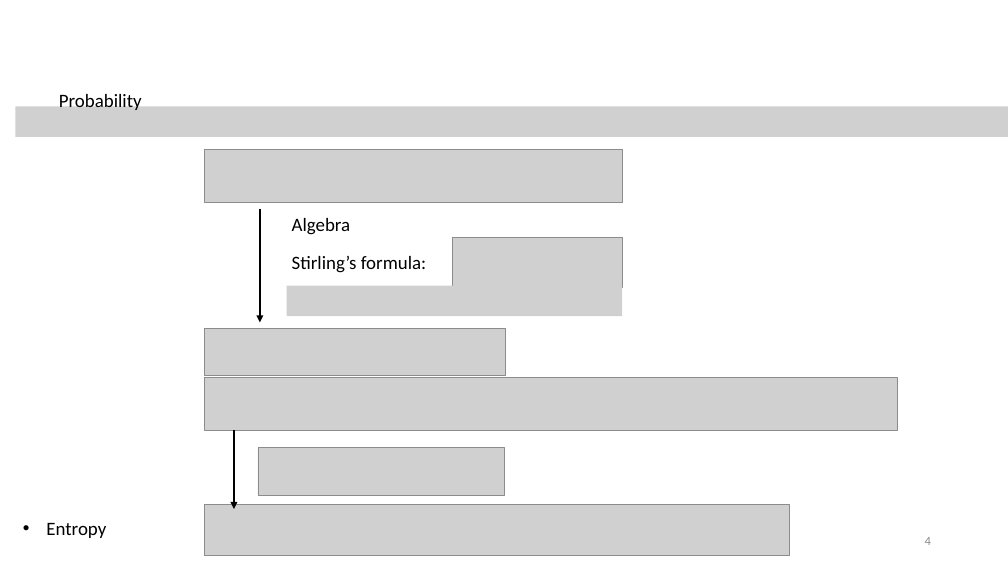
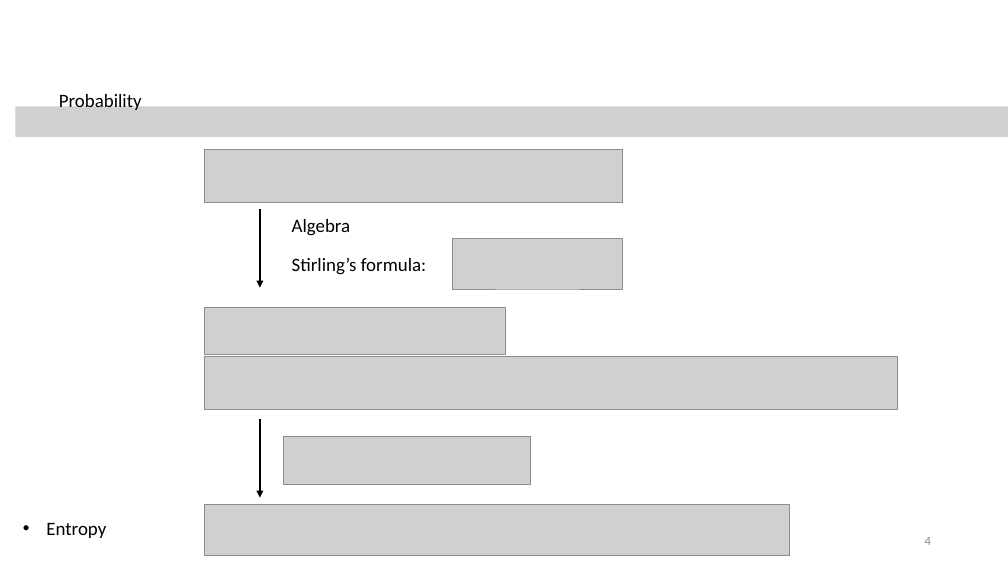
Before and after one commit to tyokokur/presentations, a slide deck: slide 4 of 20230427 CBE Student Colloquium.pptx. Drawn at 1008x567 pixels with LibreOffice and Linux fonts; fonts in the diff are those of the drawing; grey boxes stand for pictures; background and template pictures are left out. Boxes give left, top, right and bottom in pixels: in the first picture for what was removed or moved away, otherwise in the second. Text is boxed around its words. In the diff, an @@ line names an element or a change of style, - is before the commit and + after.

```diff
--- a/20230427 CBE Student Colloquium.pptx
+++ b/20230427 CBE Student Colloquium.pptx
@@ arrow moved from (260, 209) - (260, 322) to (260, 209) - (260, 287) @@
@@ picture removed at (287,286,622,316) @@
@@ picture: place and size @@
-picture at (205,328,505,376)
+picture at (205,307,505,355)
@@ picture: place and size @@
-picture at (205,377,898,430)
+picture at (205,356,898,409)
@@ arrow moved from (234, 430) - (234, 509) to (260, 419) - (260, 498) @@
@@ picture: place and size @@
-picture at (258,448,504,496)
+picture at (284,436,530,485)
```
Also in this commit, not shown: 4 other slides changed.
